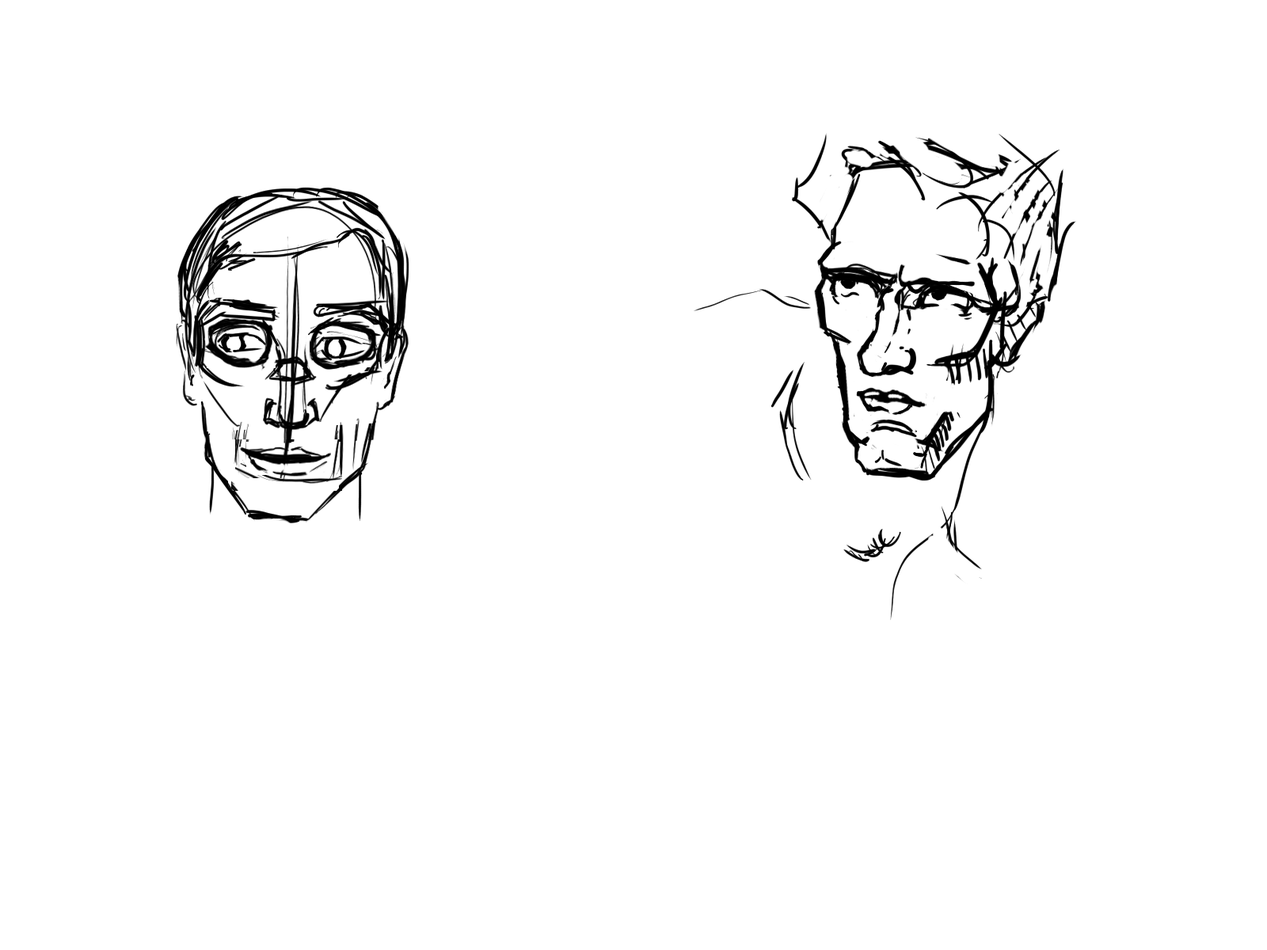
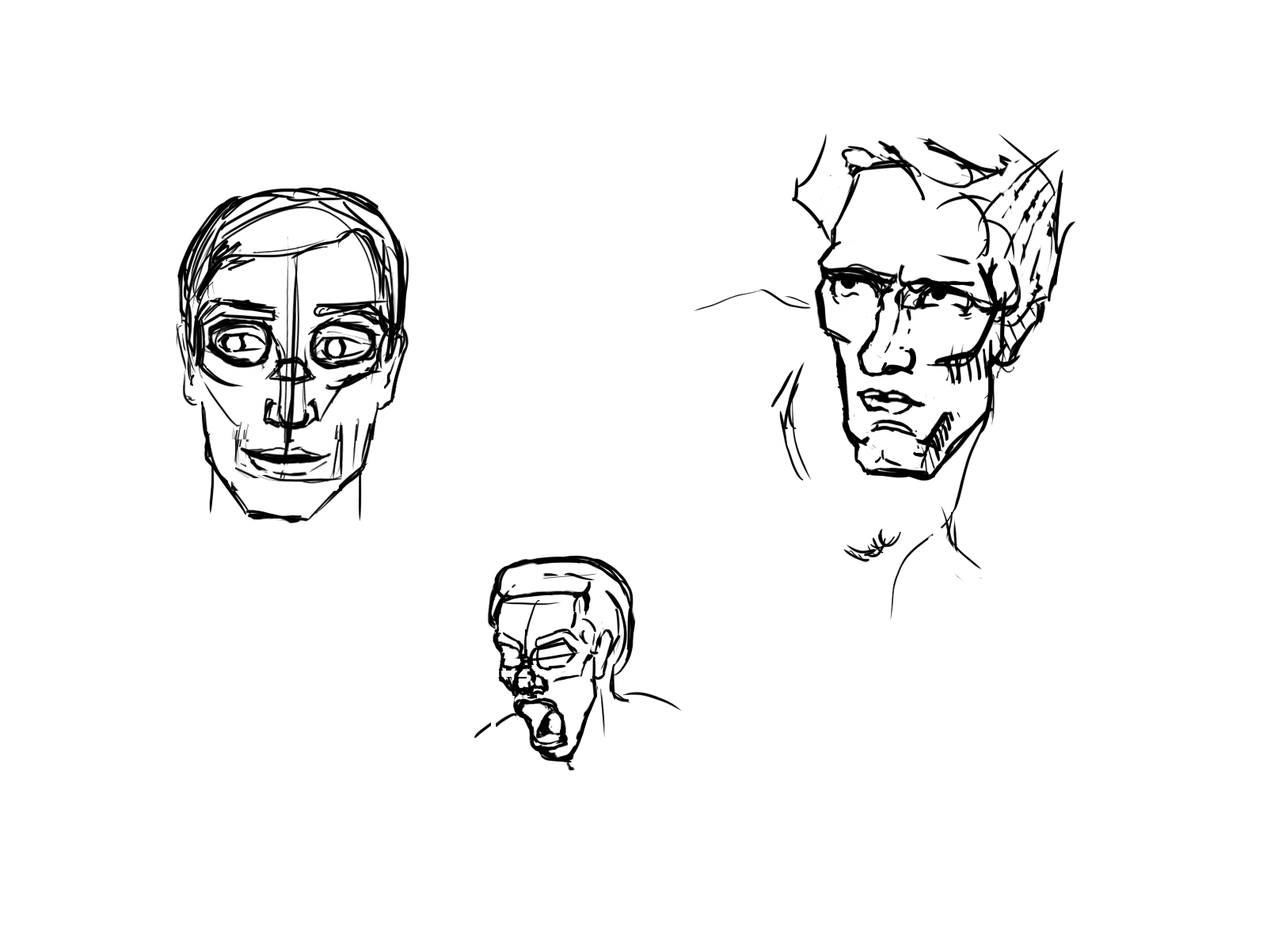
The second 1267x950 image is a revision of the first. Changes to its layers:
painted on "Heads" over (474, 554, 682, 772)
painted on "Background" over (474, 554, 682, 772)
